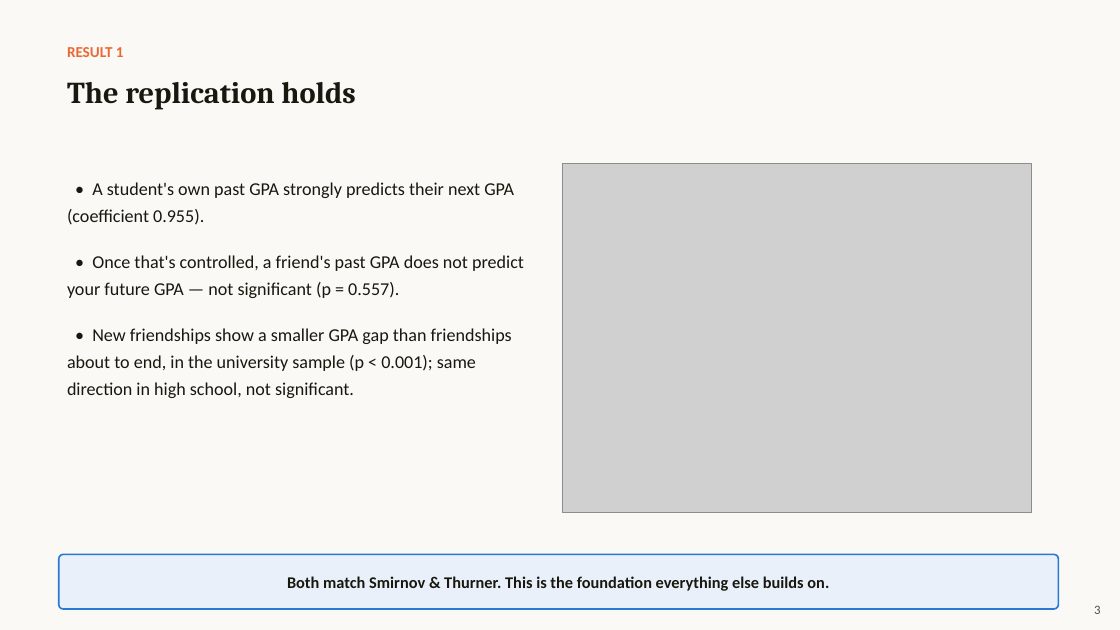
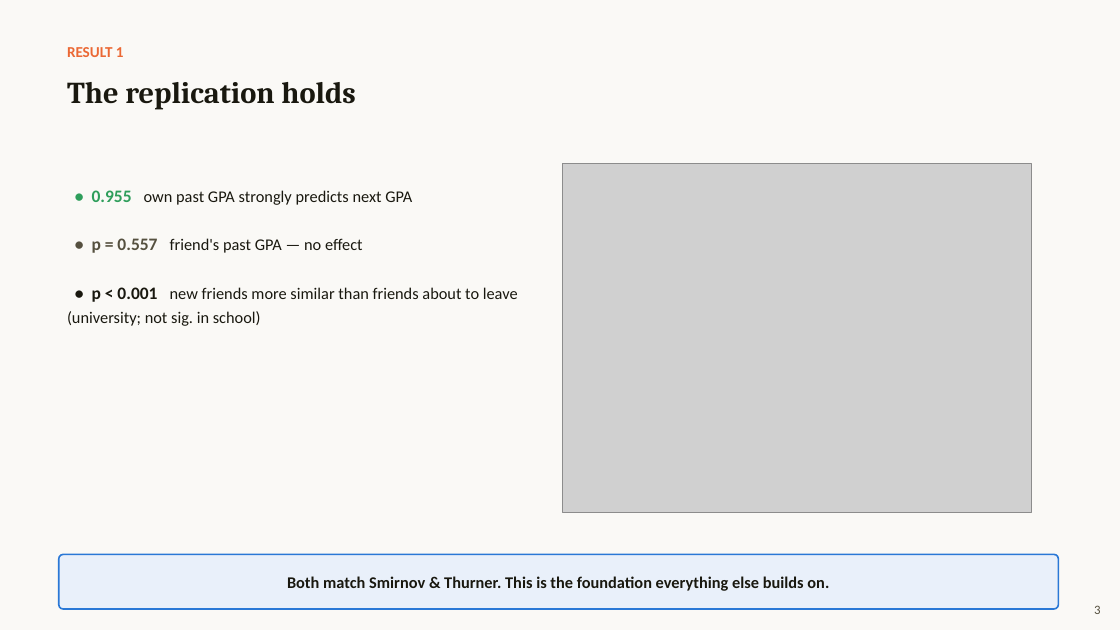
Before and after one commit to TingyingHuang/ECC3841-network-position-and-academic-performance, a slide deck: slide 3 of slides/Presentation2.pptx. Drawn at 1120x630 pixels with LibreOffice and Linux fonts; fonts in the diff are those of the drawing; grey boxes stand for pictures. Boxes give left, top, right and bottom in pixels: in the first picture for what was removed or moved away, otherwise in the second. Text is boxed around its words. In the diff, an @@ line names an element or a change of style, - is before the commit and + after.

```diff
--- a/slides/Presentation2.pptx
+++ b/slides/Presentation2.pptx
@@ text at (x1=67, y1=190, x2=518, y2=326): text changed; size 15.5 to 14 pt @@
-• A student's own past GPA strongly predicts their next GPA (coefficient 0.955).
-• Once that's controlled, a friend's past GPA does not predict your future GPA — not significant (p = 0.557).
-• New friendships show a smaller GPA gap than friendships about to end, in the university sample (p < 0.001); same direction in high school, not significant.
+• 0.955 own past GPA strongly predicts next GPA
+• p = 0.557 friend's past GPA — no effect
+• p < 0.001 new friends more similar than friends about to leave (university; not sig. in school)
```
Also in this commit, not shown: 5 other slides changed, 1 other file.
